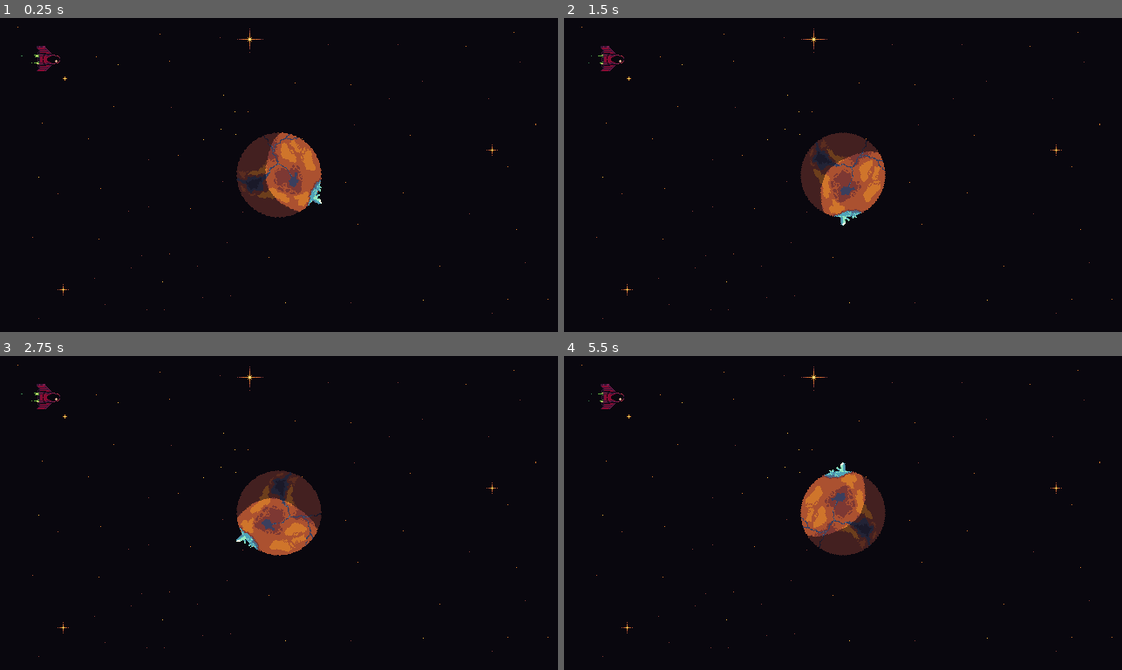
Above: before the commit, frames 1-4 (two rows, left to right).
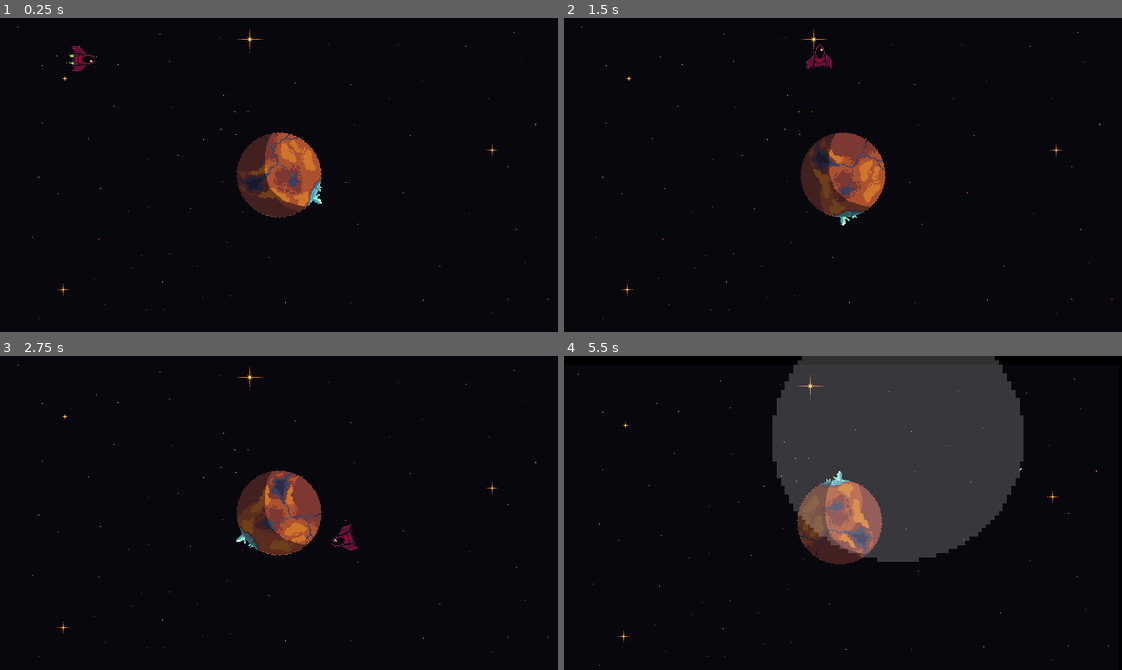
Above: after the commit, the same moments.

Repository: jhysek/brno-game-jam-2026
Game: Godot game, scene res://scenes/planet.tscn
Same seed, same stepped clock (60 frames per second), same inputs: the game is played once before the commit and once after it.
Inputs (mouse positions are in pixels of both pictures, inside the frame that each line leads up to):
- Up to frame 1 (0.25 s): no input
- Up to frame 2 (1.5 s): tap Enter (ui_accept) at 0.5, 0.77 s; move the mouse to (965, 159) at 0.52 s; hold Right (ui_right) 0.53-1.28 s; click (965, 159) at 0.67 s; move the mouse to (731, 190) at 1.27 s; hold Down (ui_down) from 1.28 s (still down)
- Up to frame 3 (2.75 s): tap Enter (ui_accept) at 1.52 s; move the mouse to (334, 443) at 2.02 s; release Down (ui_down) at 2.03 s; hold Right (ui_right) from 2.03 s (still down)
- Up to frame 4 (5.5 s): move the mouse to (815, 575) at 2.77 s; release Right (ui_right) at 2.78 s; hold Up (ui_up) 2.78-3.53 s; click (815, 575) at 2.92 s; tap Enter (ui_accept) at 3.02, 3.77, 4.52 s; move the mouse to (1010, 560) at 3.52 s; hold Left (ui_left) 3.53-5.03 s; move the mouse to (675, 465) at 4.27 s; move the mouse to (870, 513) at 5.02 s; hold Down (ui_down) from 5.03 s (still down); click (870, 513) at 5.17 s

The runs differ from the first frame. In frame 1, 0.5% of the frame differs, in the area x 3-55%, y 8-64%; in frame 2, 1.4%; in frame 3, 2.2%; in frame 4, 26%, in the area x 2-99%, y 0-99%.
Error before the commit: Parse Error: Identifier "speed" not declared in the current scope. (res://scenes/ship.gd:101)

Commit message:
Day 1. End of Friday.

Diff:
--- a/components/bullet/bullet.gd
+++ b/components/bullet/bullet.gd
@@ -13,8 +13,10 @@
 @onready var game   = get_node("/root/PlanetScene")
 
 func fire(direction_vec):
+	print("FIRE (exclamation mark)")
 	velocity = direction_vec * speed
 	fired = true
+	$Sfx/Fire.play()
 	set_physics_process(true)
 
 func _physics_process(delta):
@@ -28,16 +30,20 @@
 		velocity -= gravity_vector * gravity_force
 		rotation = gravity_angle - PI / 2
 
-		position += (velocity * speed * delta)
+		position -= (velocity * speed * delta)
 
 		if position.x > 1000 or position.x < -1000 or position.y > 1000 or position.y < -1000:
 			queue_free()
 
-func _on_Bullet_body_entered(body):
-	# body.explode()
+
+func _on_body_entered(body: Node2D) -> void:
+	print("BODY HIT: " + str(body))
+
 	queue_free()
+	if body.is_in_group("killable"):
+		body.explode()
 
-func _on_Bullet_area_entered(area):
+
+func _on_area_entered(area: Area2D) -> void:
+	print("AREA HIT")
 	queue_free()
-	#if area.is_in_group("Shield"):
-	#	area.get_parent().get_node("ShieldHitSfx").play()
--- a/components/bullet/bullet.tscn
+++ b/components/bullet/bullet.tscn
@@ -1,13 +1,25 @@
 [gd_scene format=3 uid="uid://cj18jlfeew32e"]
 
 [ext_resource type="Script" uid="uid://ch3pkshbgiou3" path="res://components/bullet/bullet.gd" id="1_142lv"]
+[ext_resource type="Texture2D" uid="uid://bp3dv6lpbcpwa" path="res://components/bullet/bullet.png" id="2_iel4s"]
+[ext_resource type="AudioStream" uid="uid://dyfffaogk383c" path="res://components/bullet/fire02.wav" id="2_j7bu3"]
 
 [sub_resource type="RectangleShape2D" id="RectangleShape2D_142lv"]
+size = Vector2(4, 4)
 
 [node name="Bullet" type="Area2D" unique_id=801408539]
 script = ExtResource("1_142lv")
 
-[node name="Visual" type="Sprite2D" parent="." unique_id=1340441893]
-
 [node name="CollisionShape2D" type="CollisionShape2D" parent="." unique_id=1966075273]
 shape = SubResource("RectangleShape2D_142lv")
+
+[node name="Visual" type="Sprite2D" parent="." unique_id=1340441893]
+texture = ExtResource("2_iel4s")
+
+[node name="Sfx" type="Node" parent="." unique_id=780173607]
+
+[node name="Fire" type="AudioStreamPlayer" parent="Sfx" unique_id=672692651]
+stream = ExtResource("2_j7bu3")
+
+[connection signal="area_entered" from="." to="." method="_on_area_entered"]
+[connection signal="body_entered" from="." to="." method="_on_body_entered"]
--- /dev/null
+++ b/components/explosion/explosion.gd
@@ -0,0 +1,8 @@
+extends Node2D
+
+func explode():
+	$AnimationPlayer.play("explode")
+	$Sfx/Explode.play()
+
+func _on_animation_player_animation_finished(anim_name: StringName) -> void:
+	queue_free()
--- /dev/null
+++ b/components/explosion/explosion.tscn
@@ -0,0 +1,100 @@
+[gd_scene format=3 uid="uid://yoobtybsn6mc"]
+
+[ext_resource type="Texture2D" uid="uid://cc3ijd4mw6xhq" path="res://components/explosion/explosion.png" id="1_ehj1b"]
+[ext_resource type="Script" uid="uid://ctn6h3rcsjqht" path="res://components/explosion/explosion.gd" id="1_m4nro"]
+[ext_resource type="AudioStream" uid="uid://jkv7kahcjclh" path="res://components/explosion/explosion.wav" id="3_h41j5"]
+
+[sub_resource type="Animation" id="Animation_m4nro"]
+length = 0.001
+tracks/0/type = "value"
+tracks/0/imported = false
+tracks/0/enabled = true
+tracks/0/path = NodePath("Explosion/Visual:modulate")
+tracks/0/interp = 1
+tracks/0/loop_wrap = true
+tracks/0/keys = {
+"times": PackedFloat32Array(0),
+"transitions": PackedFloat32Array(1),
+"update": 0,
+"values": [Color(1, 1, 1, 0)]
+}
+tracks/1/type = "value"
+tracks/1/imported = false
+tracks/1/enabled = true
+tracks/1/path = NodePath("Explosion/Visual:scale")
+tracks/1/interp = 1
+tracks/1/loop_wrap = true
+tracks/1/keys = {
+"times": PackedFloat32Array(0),
+"transitions": PackedFloat32Array(1),
+"update": 0,
+"values": [Vector2(0.1, 0.1)]
+}
+
+[sub_resource type="Animation" id="Animation_xe748"]
+resource_name = "explode"
+tracks/0/type = "value"
+tracks/0/imported = false
+tracks/0/enabled = true
+tracks/0/path = NodePath("Explosion/Visual:modulate")
+tracks/0/interp = 1
+tracks/0/loop_wrap = true
+tracks/0/keys = {
+"times": PackedFloat32Array(0, 0.13321246, 0.6),
+"transitions": PackedFloat32Array(0.3789291, 0.3789291, 1),
+"update": 0,
+"values": [Color(1, 1, 1, 0), Color(1, 1, 1, 1), Color(1, 1, 1, 0)]
+}
+tracks/1/type = "value"
+tracks/1/imported = false
+tracks/1/enabled = true
+tracks/1/path = NodePath("Explosion/Visual:scale")
+tracks/1/interp = 1
+tracks/1/loop_wrap = true
+tracks/1/keys = {
+"times": PackedFloat32Array(0, 0.13321246, 0.6),
+"transitions": PackedFloat32Array(0.3789291, 0.3789291, 1),
+"update": 0,
+"values": [Vector2(0.1, 0.1), Vector2(4, 4), Vector2(5, 5)]
+}
+
+[sub_resource type="AnimationLibrary" id="AnimationLibrary_ehj1b"]
+_data = {
+&"RESET": SubResource("Animation_m4nro"),
+&"explode": SubResource("Animation_xe748")
+}
+
+[node name="Explosion" type="Node2D" unique_id=1951735689]
+script = ExtResource("1_m4nro")
+
+[node name="AnimationPlayer" type="AnimationPlayer" parent="." unique_id=1687897283]
+root_node = NodePath("../..")
+libraries/ = SubResource("AnimationLibrary_ehj1b")
+
+[node name="Visual" type="Sprite2D" parent="." unique_id=1822193452]
+modulate = Color(1, 1, 1, 0)
+scale = Vector2(0.1, 0.1)
+texture = ExtResource("1_ehj1b")
+
+[node name="CPUParticles2D" type="CPUParticles2D" parent="." unique_id=1514998650]
+emitting = false
+amount = 20
+lifetime = 0.5
+one_shot = true
+explosiveness = 1.0
+emission_shape = 6
+emission_ring_inner_radius = 20.0
+emission_ring_radius = 30.0
+direction = Vector2(0, 0)
+spread = 180.0
+gravity = Vector2(0, 0)
+initial_velocity_min = 100.0
+initial_velocity_max = 100.0
+angular_velocity_max = 1.2
+
+[node name="Sfx" type="Node" parent="." unique_id=480902175]
+
+[node name="Explode" type="AudioStreamPlayer" parent="Sfx" unique_id=144689884]
+stream = ExtResource("3_h41j5")
+
+[connection signal="animation_finished" from="AnimationPlayer" to="." method="_on_animation_player_animation_finished"]
--- a/components/planet/planet.gd
+++ b/components/planet/planet.gd
@@ -2,6 +2,8 @@
 
 @export var MASS = 20_000
 @export var ROTATION = 0.25 * PI
+
+@onready var planet = $Visual/Planet
 
 func _ready():
 	randomize()
@@ -22,5 +24,6 @@
 	for resource in $Visual/Resources.get_children():
 		resource.rotate(randf() * 2 * PI)
 
+
 func _process(delta):
-	rotation += delta * ROTATION
+	planet.rotation += delta * ROTATION
--- a/components/planet/planet.tscn
+++ b/components/planet/planet.tscn
@@ -8,7 +8,7 @@
 [sub_resource type="CircleShape2D" id="CircleShape2D_0wmcs"]
 radius = 46.010868
 
-[node name="Planet" type="StaticBody2D" unique_id=1002271287]
+[node name="Planet" type="StaticBody2D" unique_id=1002271287 groups=["Planet"]]
 script = ExtResource("1_daanq")
 
 [node name="CollisionShape2D" type="CollisionShape2D" parent="." unique_id=1466612770]
@@ -16,12 +16,14 @@
 
 [node name="Visual" type="Node2D" parent="." unique_id=922904798]
 
-[node name="Bg" type="Sprite2D" parent="Visual" unique_id=1841609570]
+[node name="Planet" type="Node2D" parent="Visual" unique_id=92123976]
+
+[node name="Bg" type="Sprite2D" parent="Visual/Planet" unique_id=1841609570]
 texture = ExtResource("1_6tmxb")
 
-[node name="Resources" type="Node2D" parent="Visual" unique_id=371919869]
+[node name="Resources" type="Node2D" parent="Visual/Planet" unique_id=371919869]
 
-[node name="01" type="Sprite2D" parent="Visual/Resources" unique_id=938851854]
+[node name="01" type="Sprite2D" parent="Visual/Planet/Resources" unique_id=938851854]
 rotation = 1.1047934
 texture = ExtResource("3_wmtsi")
 
--- a/project.godot
+++ b/project.godot
@@ -29,6 +29,11 @@
 window/stretch/aspect="keep_height"
 window/stretch/scale_mode="integer"
 
+[global_group]
+
+Planet=""
+killable=""
+
 [physics]
 
 3d/physics_engine="Jolt Physics"
--- /dev/null
+++ b/scenes/camera_2d.gd
@@ -0,0 +1,47 @@
+extends Camera2D
+
+var _duration = 0.0
+var _period_in_ms = 0.0
+var _amplitude = 0.0
+var _timer = 0.0
+var _last_shook_timer = 0
+var _previous_x = 0.0
+var _previous_y = 0.0
+var _last_offset = Vector2(0, 0)
+
+func shake(duration, frequency, amplitude):
+	_duration = duration
+	_timer = duration
+	_period_in_ms = 1.0 / frequency
+	_amplitude = amplitude
+	_previous_x = randf_range(-1.0, 1.0)
+	_previous_y = randf_range(-1.0, 1.0)
+	set_offset(get_offset() - _last_offset)
+	_last_offset = Vector2(0, 0)
+	set_process(true)
+
+func _process(delta):
+	if _timer == 0:
+		set_process(false)
+		return
+
+	_last_shook_timer = _last_shook_timer + delta
+	while _last_shook_timer >= _period_in_ms:
+		_last_shook_timer = _last_shook_timer - _period_in_ms
+		# Lerp between [amplitude] and 0.0 intensity based on remaining shake time.
+		var intensity = _amplitude * (1 - ((_duration - _timer) / _duration))
+		var new_x = randf_range(-1.0, 1.0)
+		var x_component = intensity * (_previous_x + (delta * (new_x - _previous_x)))
+		var new_y = randf_range(-1.0, 1.0)
+		var y_component = intensity * (_previous_y + (delta * (new_y - _previous_y)))
+		_previous_x = new_x
+		_previous_y = new_y
+		# Track how much we've moved the offset, as opposed to other effects.
+		var new_offset = Vector2(x_component, y_component)
+		set_offset(get_offset() - _last_offset + new_offset)
+		_last_offset = new_offset
+	 # Reset the offset when we're done shaking.
+	_timer = _timer - delta
+	if _timer <= 0:
+		_timer = 0
+		set_offset(get_offset() - _last_offset)
--- a/scenes/game.gd
+++ b/scenes/game.gd
@@ -1,3 +1,8 @@
 extends Node2D
 
 var paused = false
+
+@onready var cam = $Camera2D
+
+func shake_camera():
+	cam.shake(1, 30, 30)
--- a/scenes/planet.tscn
+++ b/scenes/planet.tscn
@@ -3,7 +3,9 @@
 [ext_resource type="Script" uid="uid://b0mwpf6asaom3" path="res://scenes/game.gd" id="1_0k1rn"]
 [ext_resource type="PackedScene" uid="uid://dth8v6fmsaxpu" path="res://components/planet/planet.tscn" id="1_cktii"]
 [ext_resource type="Texture2D" uid="uid://h1mc1lyy35on" path="res://assets/bg.png" id="2_h8ms6"]
+[ext_resource type="Script" uid="uid://ctw3wx2aj6f13" path="res://scenes/camera_2d.gd" id="3_48b8c"]
 [ext_resource type="PackedScene" uid="uid://0aiw1a8xldfx" path="res://scenes/ship.tscn" id="3_ggt7d"]
+[ext_resource type="PackedScene" uid="uid://cj18jlfeew32e" path="res://components/bullet/bullet.tscn" id="5_48b8c"]
 
 [node name="PlanetScene" type="Node2D" unique_id=2129096246]
 script = ExtResource("1_0k1rn")
@@ -12,14 +14,17 @@
 texture = ExtResource("2_h8ms6")
 
 [node name="Camera2D" type="Camera2D" parent="." unique_id=760553762]
+script = ExtResource("3_48b8c")
 
 [node name="Bullets" type="Node2D" parent="." unique_id=1678154361]
 
 [node name="Planet" parent="." unique_id=1002271287 instance=ExtResource("1_cktii")]
 
-[node name="Ship" parent="." unique_id=713125022 node_paths=PackedStringArray("game", "planet") instance=ExtResource("3_ggt7d")]
+[node name="Ship" parent="." unique_id=713125022 node_paths=PackedStringArray("game", "planet") groups=["killable"] instance=ExtResource("3_ggt7d")]
 position = Vector2(-267, -133)
 rotation = 1.5707964
-SPEED = 4
 game = NodePath("..")
 planet = NodePath("../Planet")
+SPEED = 4
+
+[node name="Bullet" parent="." unique_id=801408539 instance=ExtResource("5_48b8c")]
--- a/scenes/ship.gd
+++ b/scenes/ship.gd
@@ -1,6 +1,7 @@
 extends CharacterBody2D
 
 var Bullet = load("res://components/bullet/bullet.tscn")
+var Explosion = load("res://components/explosion/explosion.tscn")
 
 @export var game: Node2D = null
 @export var planet: StaticBody2D = null
@@ -67,7 +68,8 @@
 		engine_force(delta)
 
 func fire_controls(delta):
-	pass
+	if Input.is_action_just_pressed("ui_down"):
+		fire()
 
 func engine_force(delta):
 	pass
@@ -82,8 +84,7 @@
 	#if Input.is_action_just_released("ui_up"):
 	#	lower_shield()
 
-	#if !shield_raised and Input.is_action_just_pressed("ui_down"):
-	#	fire()
+
 
 func start_engine():
 	visual.animation = "flying"
@@ -93,9 +94,17 @@
 
 func fire():
 	if !dead:
-		var bullet = Bullet.instance()
+		var bullet = Bullet.instantiate()
 		game.get_node("Bullets").add_child(bullet)
-		bullet.position = position -Vector2(cos(rotation), sin(rotation)) * 20
-		bullet.fire(-Vector2(cos(rotation), sin(rotation)))
-		$FireSfx.play()
-		speed -= 0.2
+		bullet.position = position - Vector2(cos(rotation + PI/2), sin(rotation + PI/2)) * 40
+		bullet.fire(Vector2(cos(rotation + PI/2), sin(rotation + PI/2)))
+		# SPEED -= 0.2
+
+func explode():
+	dead = true
+	var explosion = Explosion.instantiate()
+	game.add_child(explosion)
+	game.shake_camera()
+	explosion.position = position
+	explosion.explode()
+	queue_free()
--- a/scenes/ship.tscn
+++ b/scenes/ship.tscn
@@ -3,6 +3,7 @@
 [ext_resource type="Script" uid="uid://c3754kp4plysr" path="res://scenes/ship.gd" id="1_2gnfn"]
 [ext_resource type="Texture2D" uid="uid://bt5k7yyc4c6n6" path="res://components/ship/ship.png" id="2_2gnfn"]
 [ext_resource type="Texture2D" uid="uid://do03xv55oa6uq" path="res://components/ship/ship_no_engine.png" id="3_4tobq"]
+[ext_resource type="PackedScene" uid="uid://yoobtybsn6mc" path="res://components/explosion/explosion.tscn" id="4_tfsc7"]
 
 [sub_resource type="RectangleShape2D" id="RectangleShape2D_0k1rn"]
 size = Vector2(9, 18)
@@ -57,8 +58,6 @@
 
 [node name="Ship" type="CharacterBody2D" unique_id=713125022]
 script = ExtResource("1_2gnfn")
-fire_cooldown = null
-SPEED = null
 
 [node name="CollisionShape2D" type="CollisionShape2D" parent="." unique_id=1469735217]
 shape = SubResource("RectangleShape2D_0k1rn")
@@ -68,3 +67,5 @@
 sprite_frames = SubResource("SpriteFrames_q631a")
 animation = &"hovering"
 autoplay = "flying"
+
+[node name="Explosion" parent="." unique_id=1951735689 instance=ExtResource("4_tfsc7")]
Binary file added: components/bullet/bullet.png
Not shown, added: components/bullet/bullet.png.import
Not shown, added: components/bullet/fire01.wav.import
Not shown, added: components/bullet/fire02.wav.import
Not shown, added: components/explosion/explosion.gd.uid
Binary file added: components/explosion/explosion.png
Not shown, added: components/explosion/explosion.png.import
Not shown, added: components/explosion/explosion.wav.import
Not shown, added: scenes/camera_2d.gd.uid
Not shown, added: components/bullet/fire01.wav
Not shown, added: components/bullet/fire02.wav
Not shown, added: components/explosion/explosion.wav
